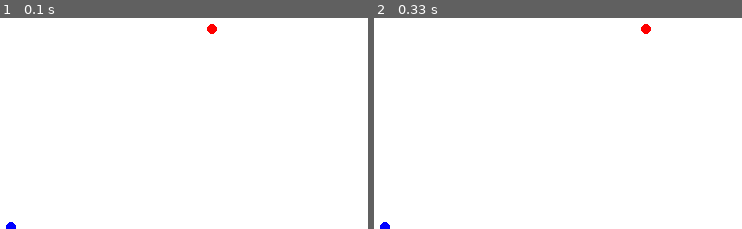
Above: before the commit, frames 1-2 (left to right).
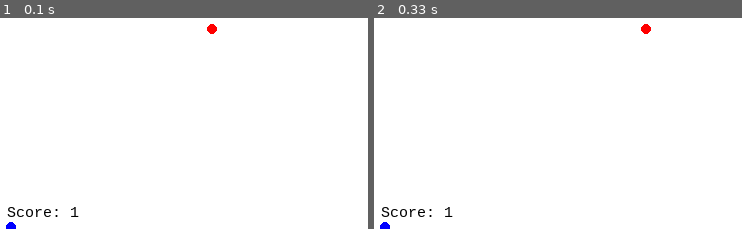
Above: after the commit, the same moments.

Repository: ohadch/pygame-snake
Game: pygame game, started from main.py
Two runs of this game, one before a commit and one after it. Both use one fixed random seed, a clock stepped at 60 frames per second and the inputs below.
Inputs:
- Up to frame 1 (0.1 s): no input
- Up to frame 2 (0.33 s): no input

The runs differ from the first frame. In frame 1, 0.3% of the frame differs, in the area x 1-22%, y 89-95%; in frame 2, 0.3%.

Commit message:
Added score prompt

Diff:
--- a/main.py
+++ b/main.py
@@ -21,6 +21,8 @@
 screen = pygame.display.set_mode(screen_size)
 pygame.display.set_caption("Ohad's Snake")
 
+# Set text fonts
+score_font = pygame.font.SysFont("monospace", 15)
 
 # ========== Functions ==============
 
@@ -56,6 +58,7 @@
 
     def __invert__(self):
         return Vector(-self.x, -self.y)
+
 
 VECTOR_SIZE = 5
 
@@ -107,6 +110,15 @@
     def is_out_of_boundaries(self):
         return self.positions[0].x == 0 or self.positions[0].x == WIDTH or self.positions[0].y == 0 or self.positions[0].y == HEIGHT
 
+    def is_self_colliding(self):
+        for position in self.positions[1:]:
+            if self.positions[0].coordinates() == position.coordinates():
+                return True
+        return False
+
+    def is_colliding(self):
+        return self.is_out_of_boundaries() or self.is_self_colliding()
+
     def show(self):
         for position in self.positions:
             pygame.draw.circle(self.game.screen, RED, position.coordinates(), 5)
@@ -142,6 +154,9 @@
         # Leave this out and we will use all CPU we can.
         clock.tick(50)
 
+        # Update HUD
+        score_label = score_font.render("Score: {}".format(len(game.snake.positions)), 1, BLACK)
+
         for event in pygame.event.get():  # User did something
             if event.type == pygame.QUIT:  # If user clicked close
                 done = True  # Flag that we are done so we exit this loop
@@ -158,7 +173,7 @@
                 if prev_vector.__invert__().__dict__ == game.snake.vector.__dict__:
                     game.snake.vector = prev_vector
 
-        if game.snake.is_out_of_boundaries():
+        if game.snake.is_colliding():
             done = True
 
         if game.snake.encounters(game.food, game.object_padding):
@@ -175,6 +190,7 @@
 
         game.snake.show()
         game.food.show()
+        screen.blit(score_label, (15, HEIGHT - 25))
 
         # ===========> END DRAWING HERE <=============
 
